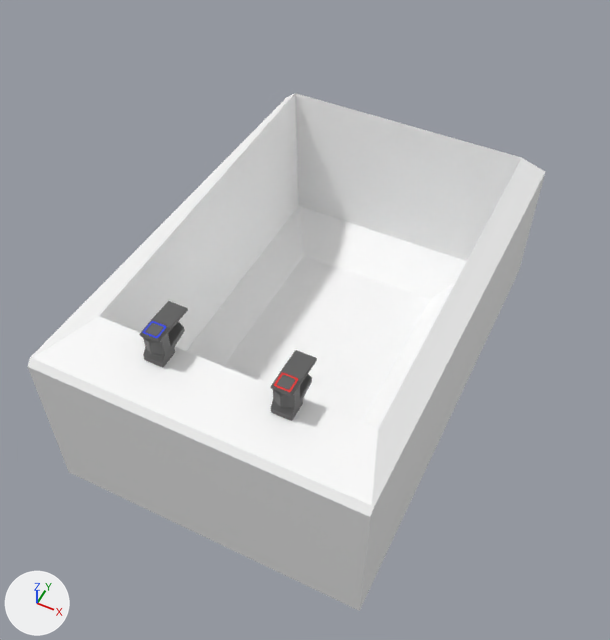
The glTF model blender/bath/export/bath.glb as it was, and as the next commit left it.
The view is the same before and after, from a 50 mm lens placed at (1.6, -4.86, 4.59), pointed at (-0.1, -1.46, 0.34). Arrows for +X, +Y and +Z are at lower left; the lights stay in place. Vertices at the same position are counted once.

In view in the first picture: 'Taps'.
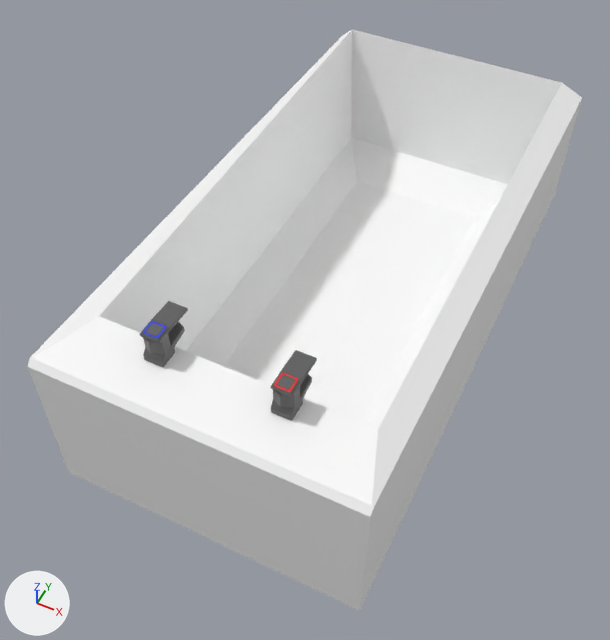
The newer file is also turned or shifted as a whole; pictures and numbers use the older file's frame.

What changed in the scene script:
```text
Change me_cylinder_002:
    where me_cylinder_002.from_pydata(...)  # 496 vertices, 985 faces; spans x -0.99..1.0, y -3.0..0.0, z 0.0..1.32
    used by ob_taps; location = (0.0, 0.0, 0.0)
    me_cylinder_002 part 1: all 10 vertices in x -0.99..1.0, y -0.68..0.0, z 0.0..1.13 are moved by (0.0, 0.99, 0.0)
```

Pixel boxes (x1, y1, x2, y2) of what changed, in the pictures (610 x 640 px; the box of a moved part takes in the faces that stretch with it):
'Taps', reshaped (7% wider, 12% taller): before (27, 93, 545, 611); after (27, 29, 582, 611)
part 1 of me_cylinder_002, moved or reshaped: before (49, 93, 545, 401); after (48, 29, 582, 401)
